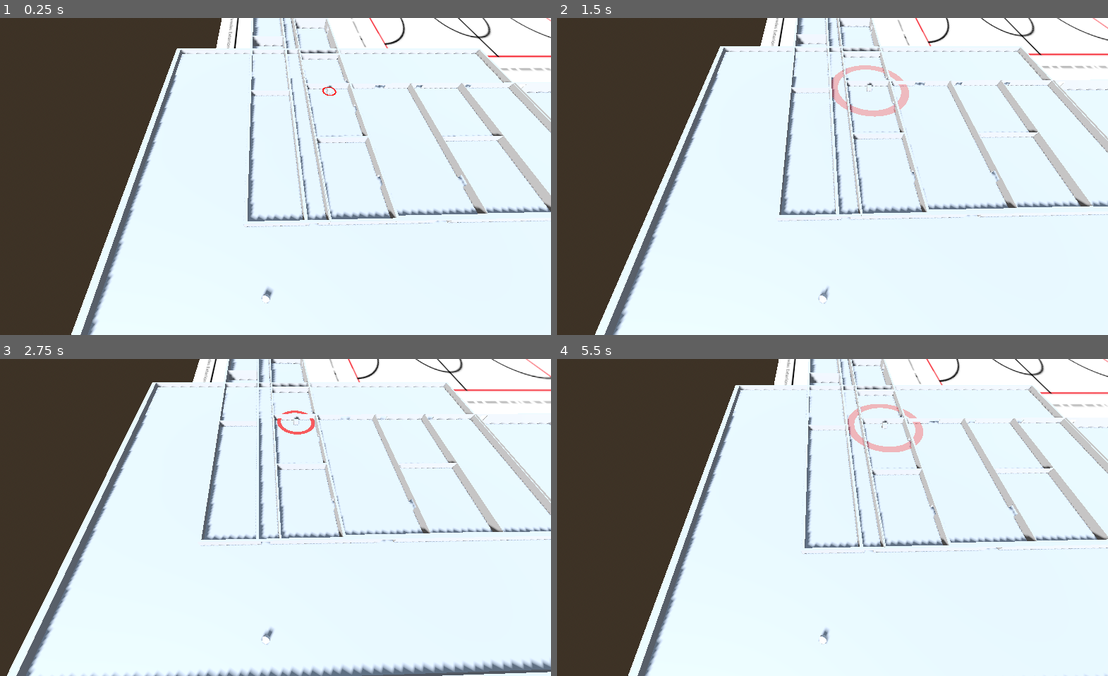
Above: before the commit, frames 1-4 (two rows, left to right).
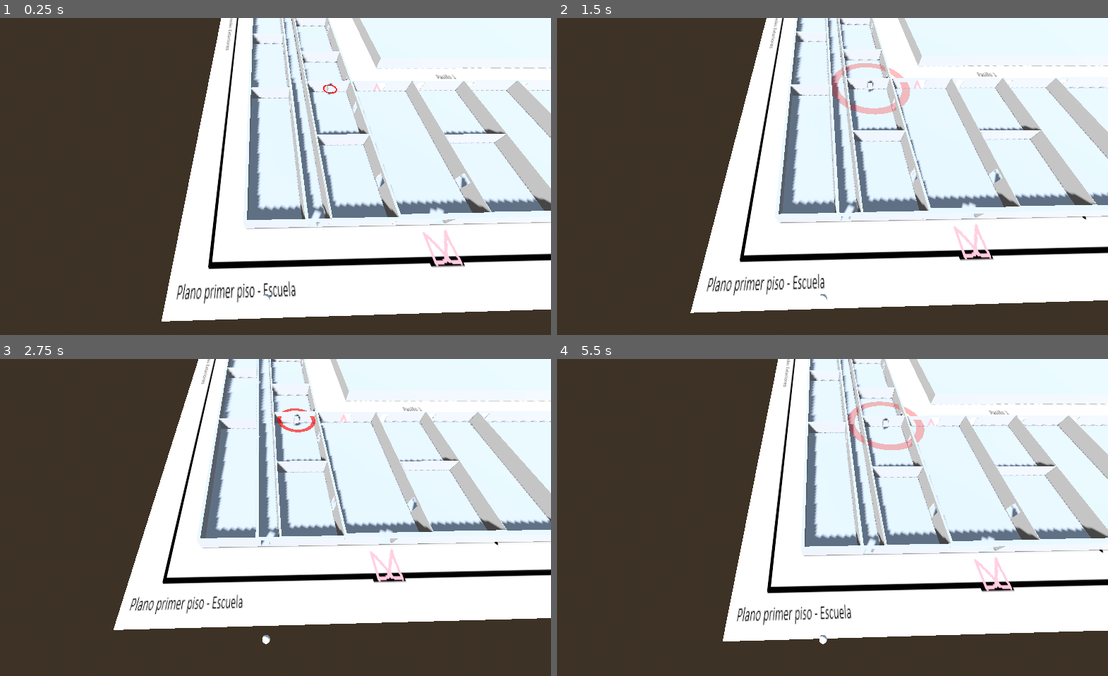
Above: after the commit, the same moments.

Repository: Ilycas/simulacion-y-modelo-proyecto
Game: Godot game, scene res://escuela.tscn
Two runs of this game, one before a commit and one after it. Both use one fixed random seed, a clock stepped at 60 frames per second and the inputs below.
Inputs:
- Up to frame 1 (0.25 s): no input
- Up to frame 2 (1.5 s): hold D 0.53-1.28 s; tap Space at 0.77 s; hold S from 1.28 s (still down)
- Up to frame 3 (2.75 s): tap Space at 1.52 s; release S at 2.03 s; hold D from 2.03 s (still down)
- Up to frame 4 (5.5 s): release D at 2.78 s; hold W 2.78-3.53 s; tap Space at 3.02, 3.77, 4.52 s; hold A 3.53-5.03 s; hold S from 5.03 s (still down)

The runs differ from the first frame. In frame 1, 25% of the frame differs, in the area x 12-100%, y 0-100%; in frame 2, 28%; in frame 3, 34%, in the area x 1-100%, y 0-100%; in frame 4, 29%.

Commit message:
patio
hj

Diff:
--- a/escuela.tscn
+++ b/escuela.tscn
@@ -119,7 +119,7 @@
 transform = Transform3D(1, 0, 0, 0, 1, 0, 0, 0, 1, -9.207361, 0, 0)
 
 [node name="Bloque_Patio" parent="." unique_id=456839349 instance=ExtResource("8_lmequ")]
-transform = Transform3D(1, 0, 0, 0, 1, 0, 0, 0, 1, 36.59, 0.91, -36.09)
+transform = Transform3D(1, 0, 0, 0, 1, 0, 0, 0, 1, -15.3840065, 0.91, 23.708527)
 
 [node name="Pared_Madera_Central_1#CollisionShape3D" type="CollisionShape3D" parent="." unique_id=475695634]
 shape = SubResource("BoxShape3D_pared_madera")
